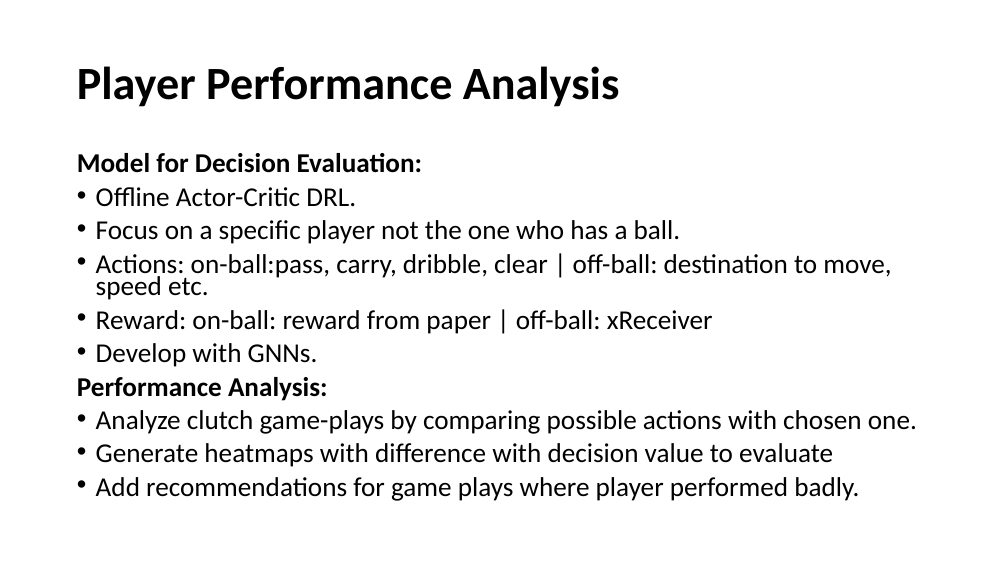
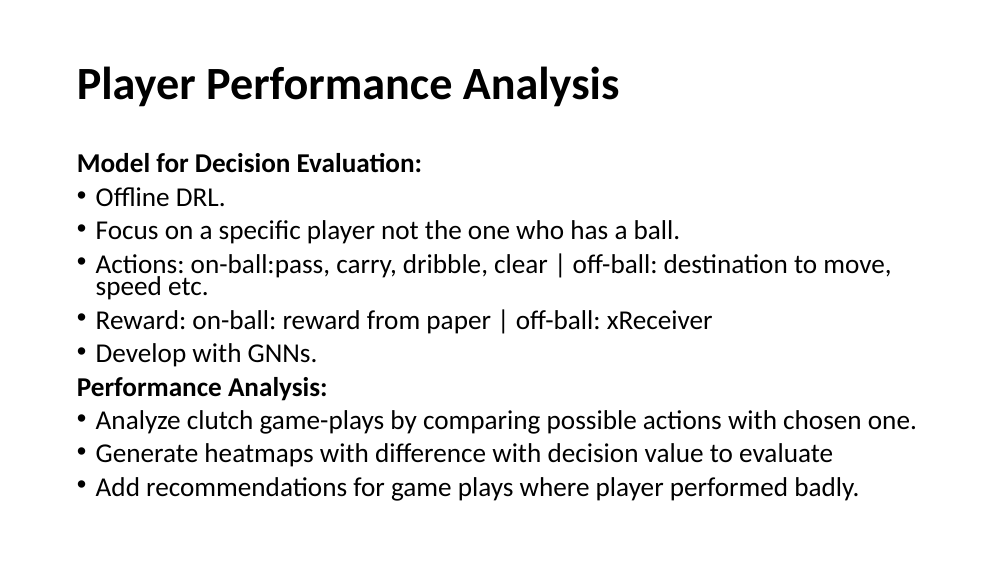
Before and after one commit to Ziolo1999/GNNsFootballEventSpotting, a slide deck: slide 6 of Articles/topic_ideas.pptx (slide 4 before the commit). Drawn at 1008x567 pixels with LibreOffice and Linux fonts; fonts in the diff are those of the drawing. Boxes give left, top, right and bottom in pixels: in the first picture for what was removed or moved away, otherwise in the second. Text is boxed around its words. In the diff, an @@ line names an element or a change of style, - is before the commit and + after.

```diff
--- a/Articles/topic_ideas.pptx
+++ b/Articles/topic_ideas.pptx
@@ text at (96, 187, 226, 207): text changed @@
-• Offline Actor-Critic DRL.
+• Offline DRL.
```
Also in this commit, not shown: 1 other slide changed, 7 slides added.
